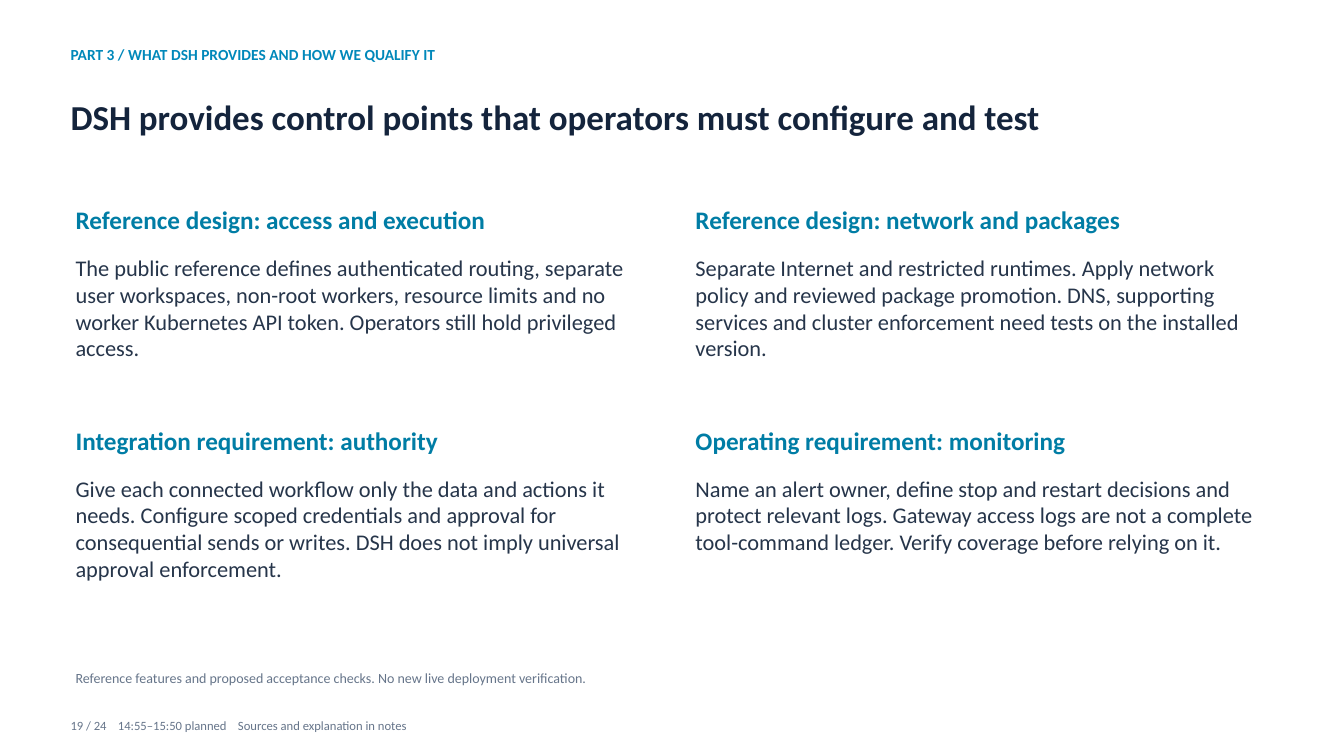
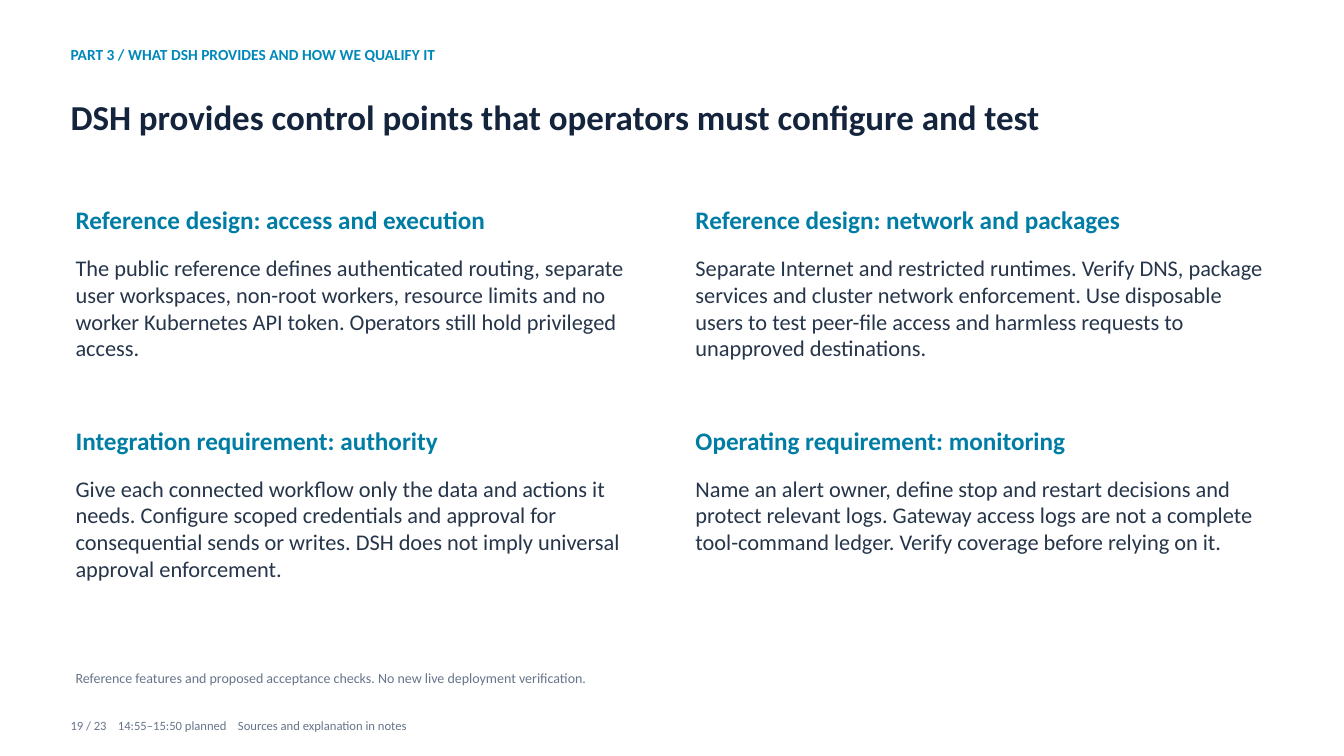
Before and after one commit to skunpoj/dsh_setup, a slide deck: slide 19 of docs/presentations/guarding-the-value-stream/Guarding_the_Value_Stream.pptx. Drawn at 1344x756 pixels with LibreOffice and Linux fonts; fonts in the diff are those of the drawing. Boxes give left, top, right and bottom in pixels: in the first picture for what was removed or moved away, otherwise in the second. Text is boxed around its words. In the diff, an @@ line names an element or a change of style, - is before the commit and + after.

```diff
--- a/docs/presentations/guarding-the-value-stream/Guarding_the_Value_Stream.pptx
+++ b/docs/presentations/guarding-the-value-stream/Guarding_the_Value_Stream.pptx
@@ text at box(695, 260, 1263, 360): text changed @@
-Separate Internet and restricted runtimes. Apply network policy and reviewed package promotion. DNS, supporting services and cluster enforcement need tests on the installed version.
+Separate Internet and restricted runtimes. Verify DNS, package services and cluster network enforcement. Use disposable users to test peer-file access and harmless requests to unapproved destinations.
@@ text at box(71, 721, 407, 732): text changed @@
-19 / 24 14:55–15:50 planned Sources and explanation in notes
+19 / 23 14:55–15:50 planned Sources and explanation in notes
```
Also in this commit, not shown: 22 other slides changed, 1 slide removed, 2 other files.
